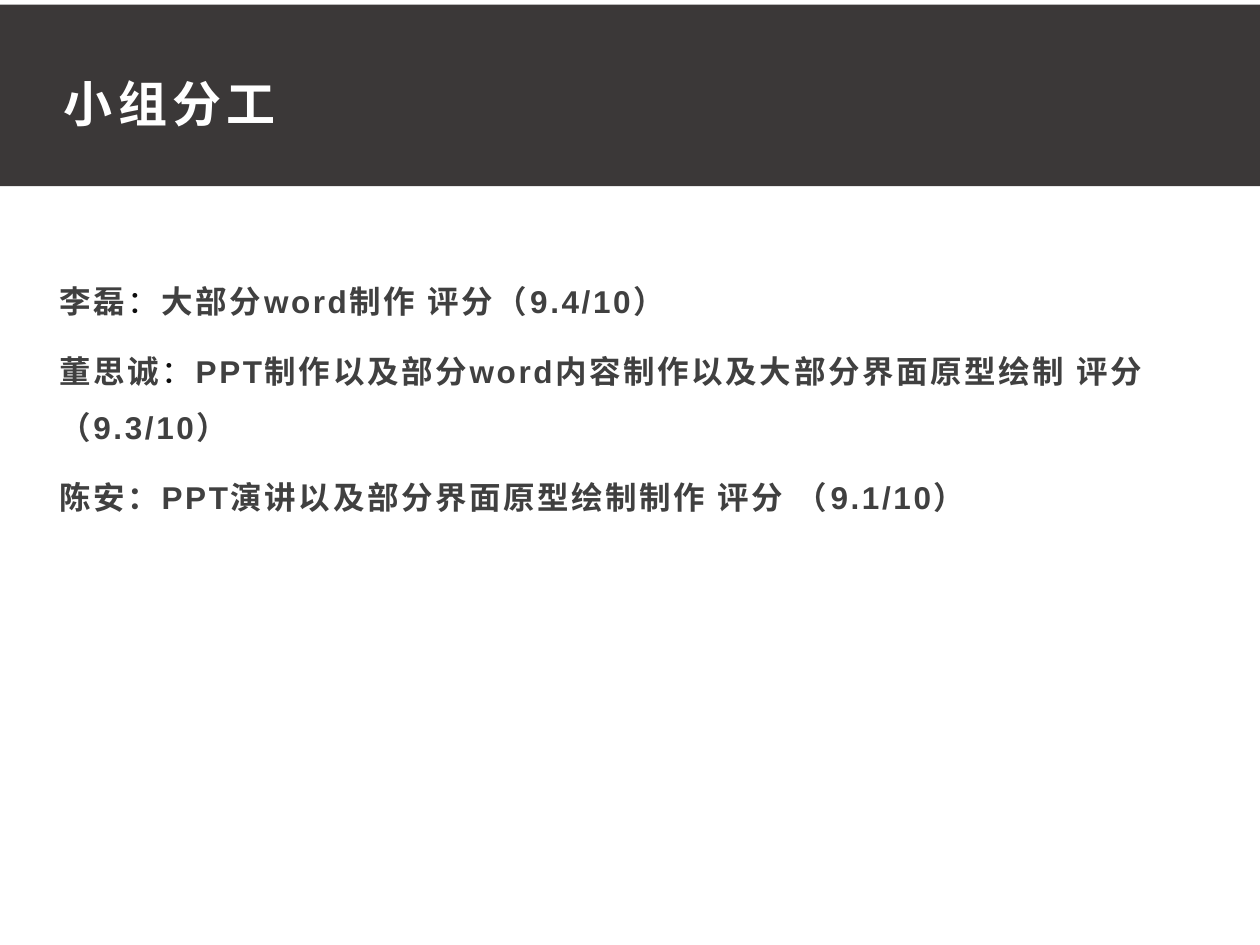
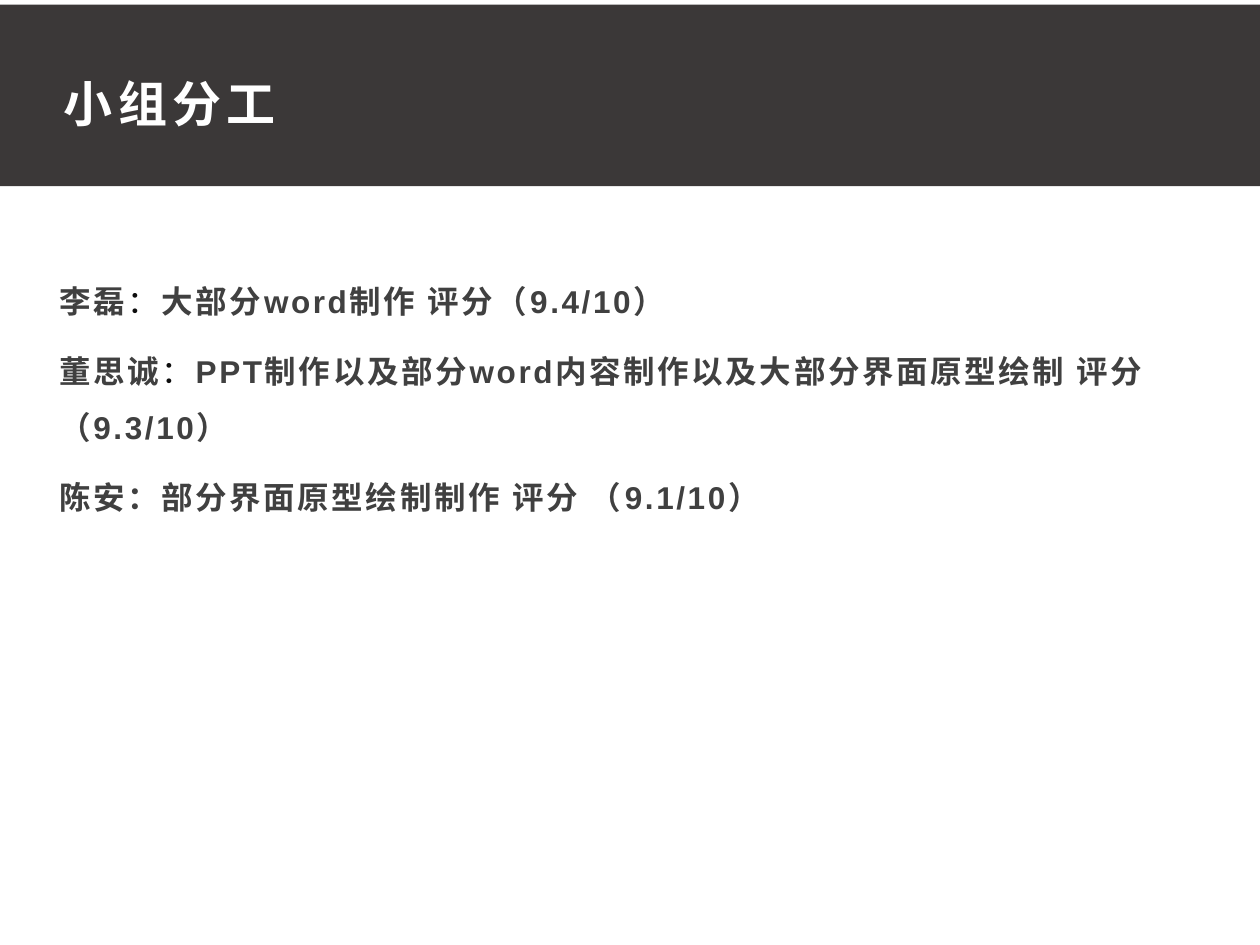
Before and after one commit to ConstanTWT/SE2020-G01, a slide deck: slide 26 of 软件需求规格说明书/G01小组需求评审PPT0.1.pptx (slide 25 before the commit). Drawn at 1260x945 pixels with LibreOffice and Linux fonts; fonts in the diff are those of the drawing. Boxes give left, top, right and bottom in pixels: in the first picture for what was removed or moved away, otherwise in the second. Text is boxed around its words. In the diff, an @@ line names an element or a change of style, - is before the commit and + after.

```diff
--- a/软件需求规格说明书/G01小组需求评审PPT0.1.pptx
+++ b/软件需求规格说明书/G01小组需求评审PPT0.1.pptx
@@ text at (59,482,760,512): text changed @@
-陈安：PPT演讲以及部分界面原型绘制制作 评分 （9.1/10）
+陈安：部分界面原型绘制制作 评分 （9.1/10）
```
Also in this commit, not shown: 1 other slide changed, 1 slide added, 1 other file.
